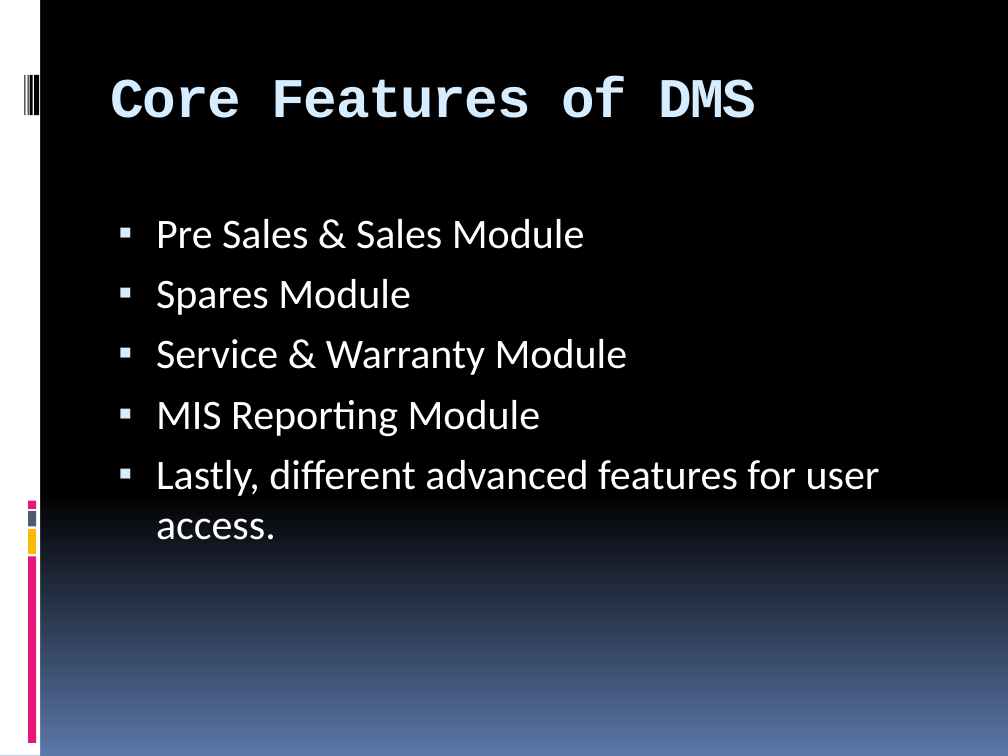
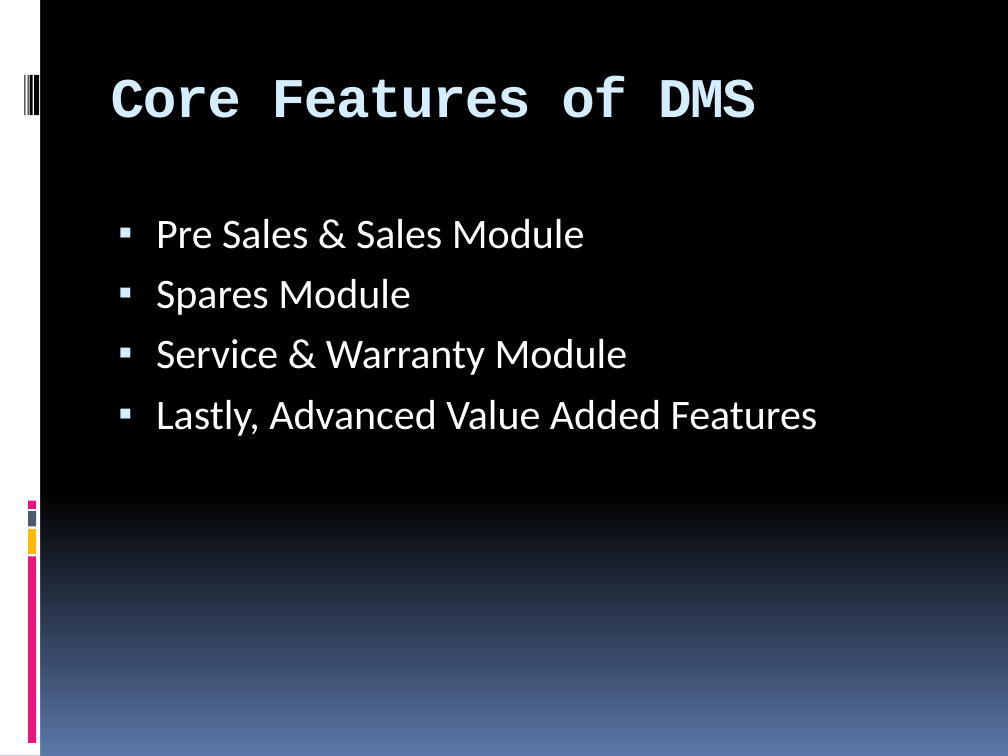
Before and after one commit to Neel-max-cpu/ppts, a slide deck: slide 12 of my ppts/dms and ecat.pptx. Drawn at 1008x756 pixels with LibreOffice and Linux fonts; fonts in the diff are those of the drawing. Boxes give left, top, right and bottom in pixels: in the first picture for what was removed or moved away, otherwise in the second. Text is boxed around its words. In the diff, an @@ line names an element or a change of style, - is before the commit and + after.

```diff
--- a/my ppts/dms and ecat.pptx
+++ b/my ppts/dms and ecat.pptx
@@ text at [156, 400, 818, 436]: text changed @@
-▪ MIS Reporting Module
-▪ Lastly, different advanced features for user access.
+▪ Lastly, Advanced Value Added Features
```
Also in this commit, not shown: 3 other slides changed, 1 slide removed, 2 other files.
